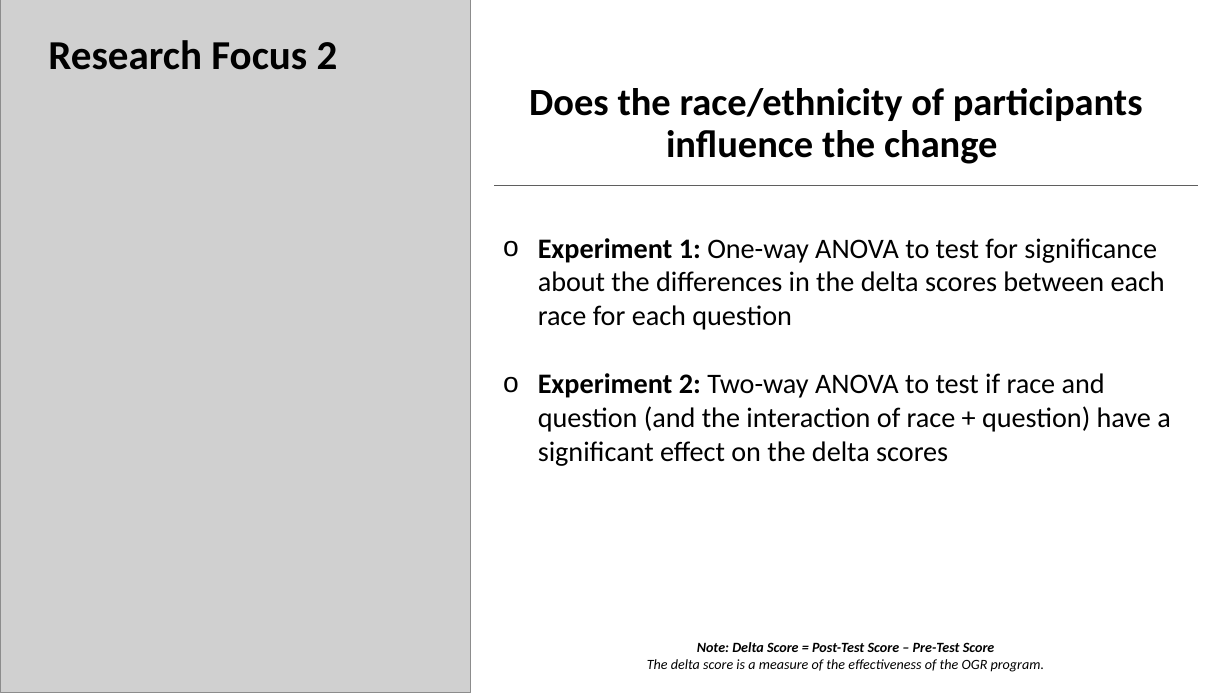
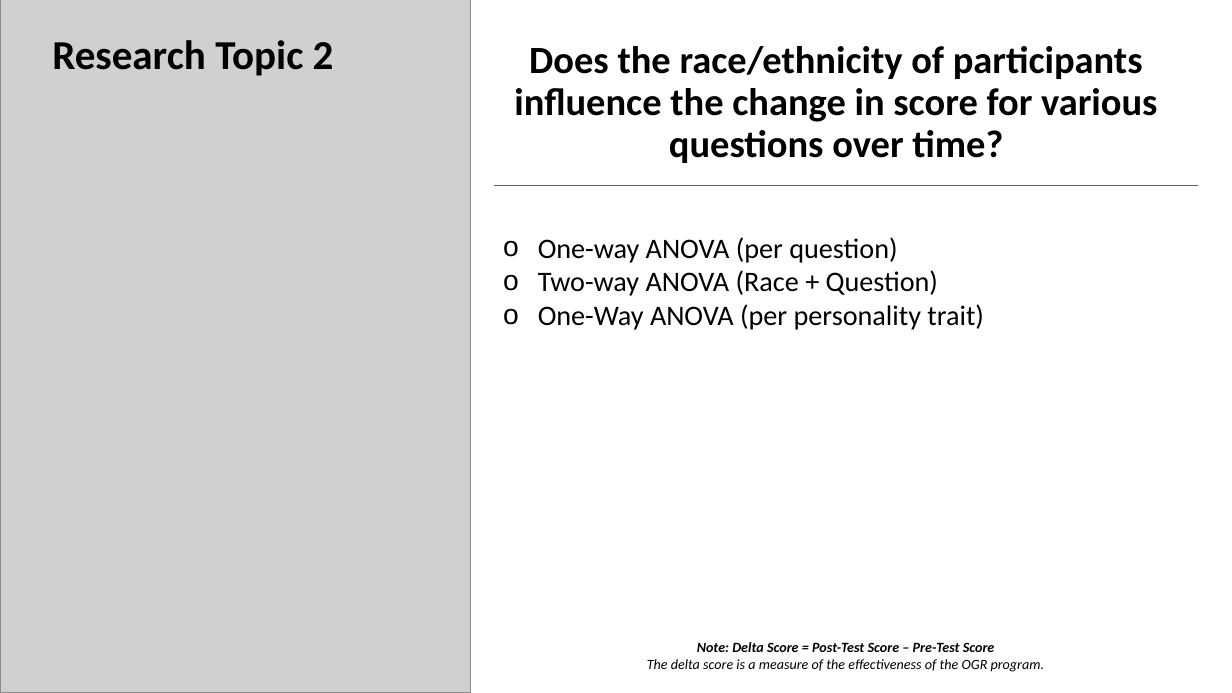
Before and after one commit to josh97ellis/omaha-girls-rock-analysis, a slide deck: slide 14 of deliverables/milestone_2/Final Presentation.pptx (slide 11 before the commit). Drawn at 1232x693 pixels with LibreOffice and Linux fonts; fonts in the diff are those of the drawing; grey boxes stand for pictures. Boxes give left, top, right and bottom in pixels: in the first picture for what was removed or moved away, otherwise in the second. Text is boxed around its words. In the diff, an @@ line names an element or a change of style, - is before the commit and + after.

```diff
--- a/deliverables/milestone_2/Final Presentation.pptx
+++ b/deliverables/milestone_2/Final Presentation.pptx
@@ text at [52, 40, 334, 76]: text changed @@
-Research Focus 2
+Research Topic 2
@@ title at [514, 46, 1157, 163]: text changed @@
-Does the race/ethnicity of participants influence the change
+Does the race/ethnicity of participants influence the change in score for various questions over time?
@@ text at [538, 237, 984, 330]: text changed @@
-o Experiment 1: One-way ANOVA to test for significance about the differences in the delta scores between each race for each question
-o Experiment 2: Two-way ANOVA to test if race and question (and the interaction of race + question) have a significant effect on the delta scores
+o One-way ANOVA (per question)
+o Two-way ANOVA (Race + Question)
+o One-Way ANOVA (per personality trait)
```
Also in this commit, not shown: 8 other slides changed, 13 slides added, 6 slides removed, 13 other files.
